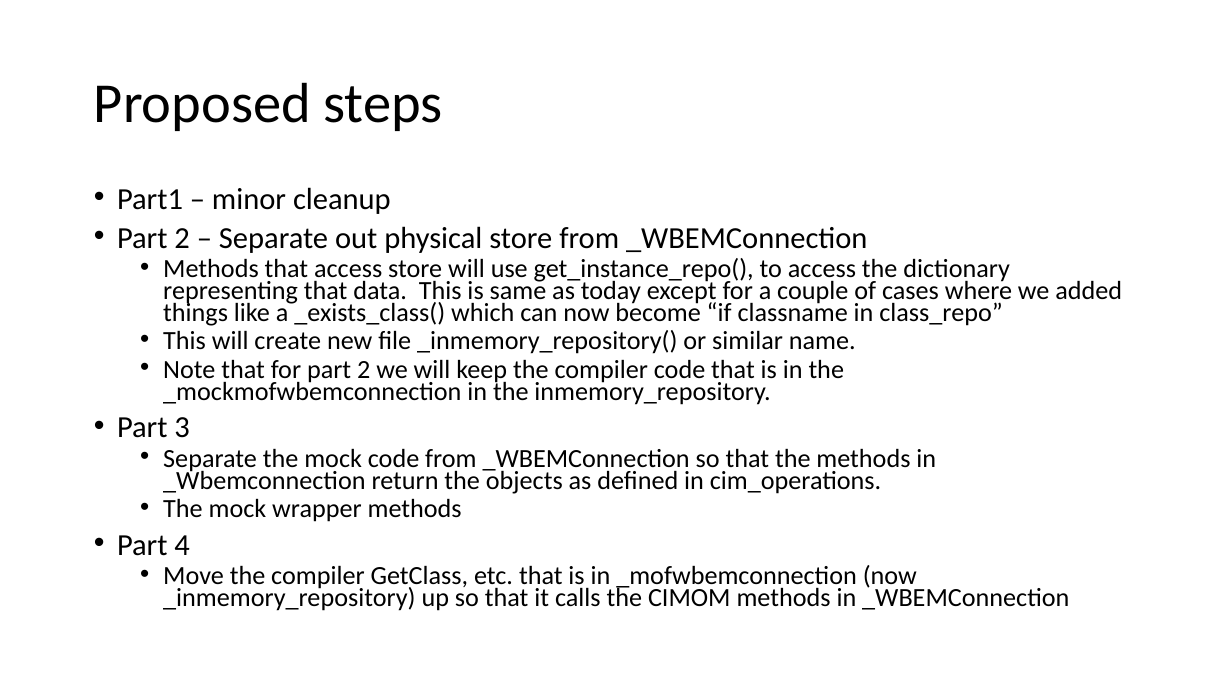
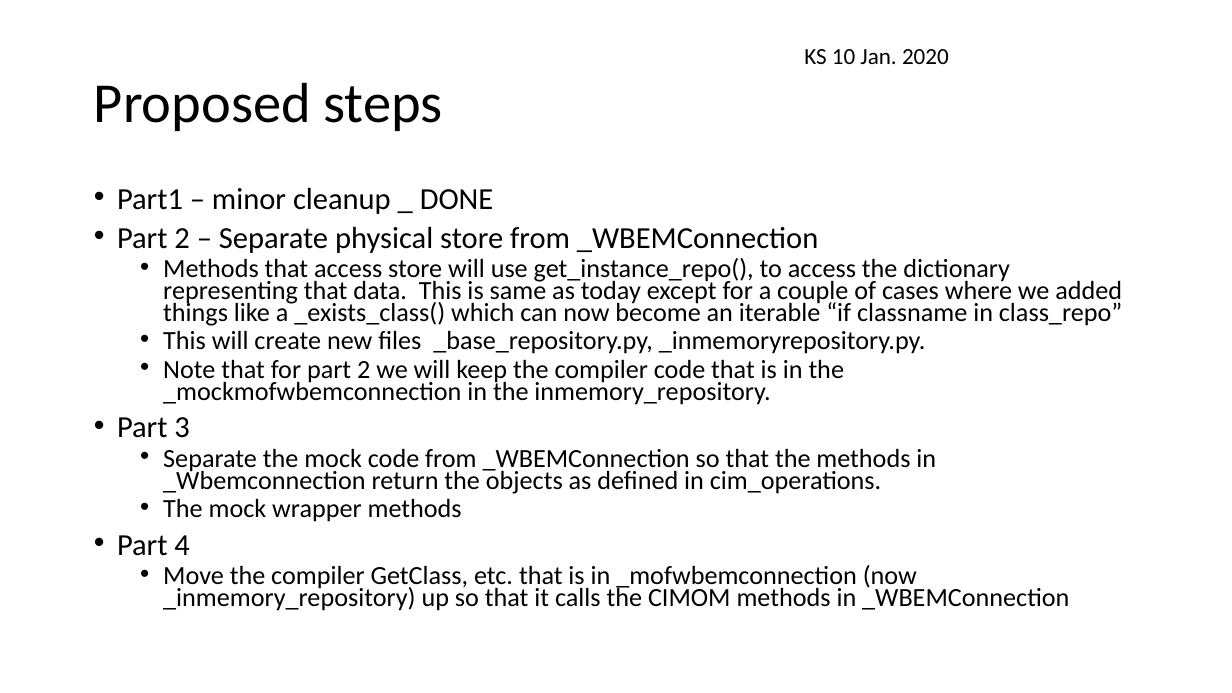
Before and after one commit to pywbem/pywbem, a slide deck: slide 19 of design/RepositoryStructure.pptx (slide 12 before the commit). Drawn at 1232x693 pixels with LibreOffice and Linux fonts; fonts in the diff are those of the drawing. Boxes give left, top, right and bottom in pixels: in the first picture for what was removed or moved away, otherwise in the second. Text is boxed around its words. In the diff, an @@ line names an element or a change of style, - is before the commit and + after.

```diff
--- a/design/RepositoryStructure.pptx
+++ b/design/RepositoryStructure.pptx
@@ text added at [804,49,949,64], 18 pt, text #000000 @@
+KS 10 Jan. 2020
@@ text at [117,187,1122,354]: text changed @@
-• Part1 – minor cleanup
-• Part 2 – Separate out physical store from _WBEMConnection
-  • Methods that access store will use get_instance_repo(), to access the dictionary representing that data. This is same as today except for a couple of cases where we added things like a _exists_class() which can now become “if classname in class_repo”
-  • This will create new file _inmemory_repository() or similar name.
+• Part1 – minor cleanup _ DONE
+• Part 2 – Separate physical store from _WBEMConnection
+  • Methods that access store will use get_instance_repo(), to access the dictionary representing that data. This is same as today except for a couple of cases where we added things like a _exists_class() which can now become an iterable “if classname in class_repo”
+  • This will create new files _base_repository.py, _inmemoryrepository.py.
```
Also in this commit, not shown: 3 other slides changed, 8 slides added.
